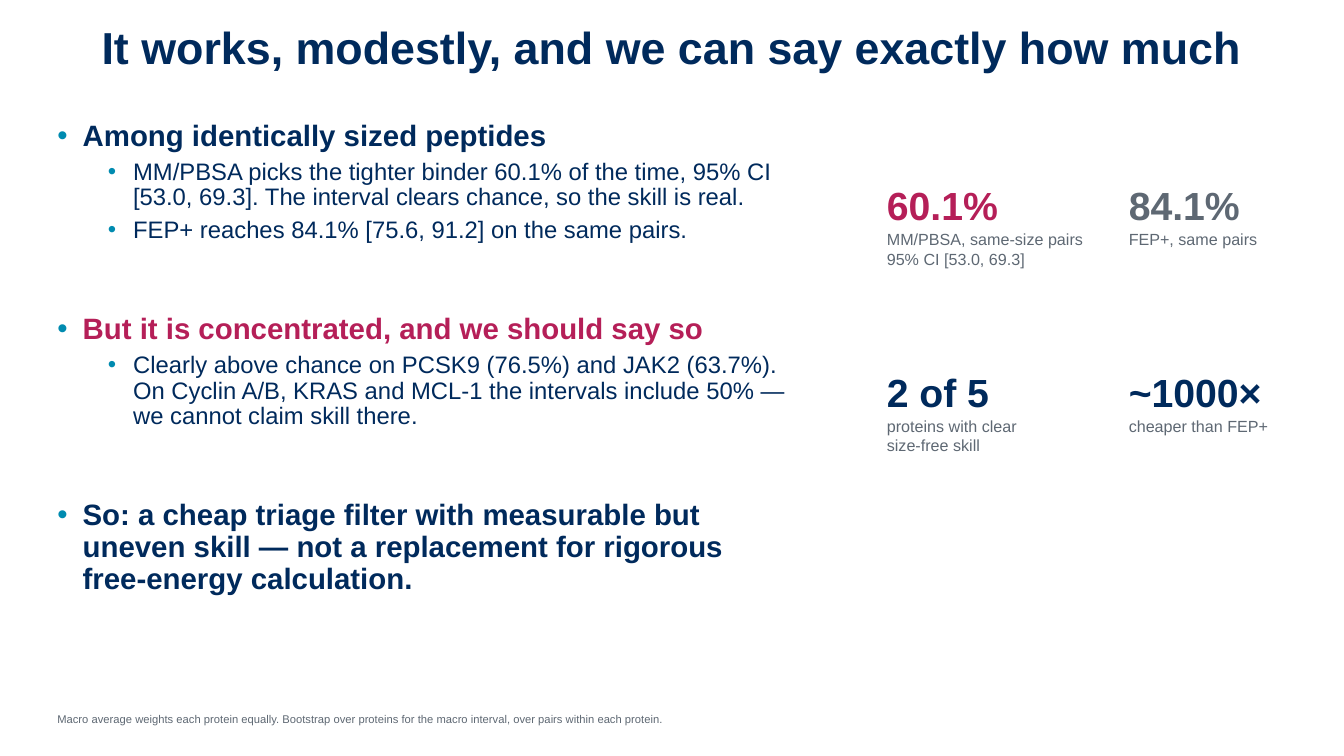
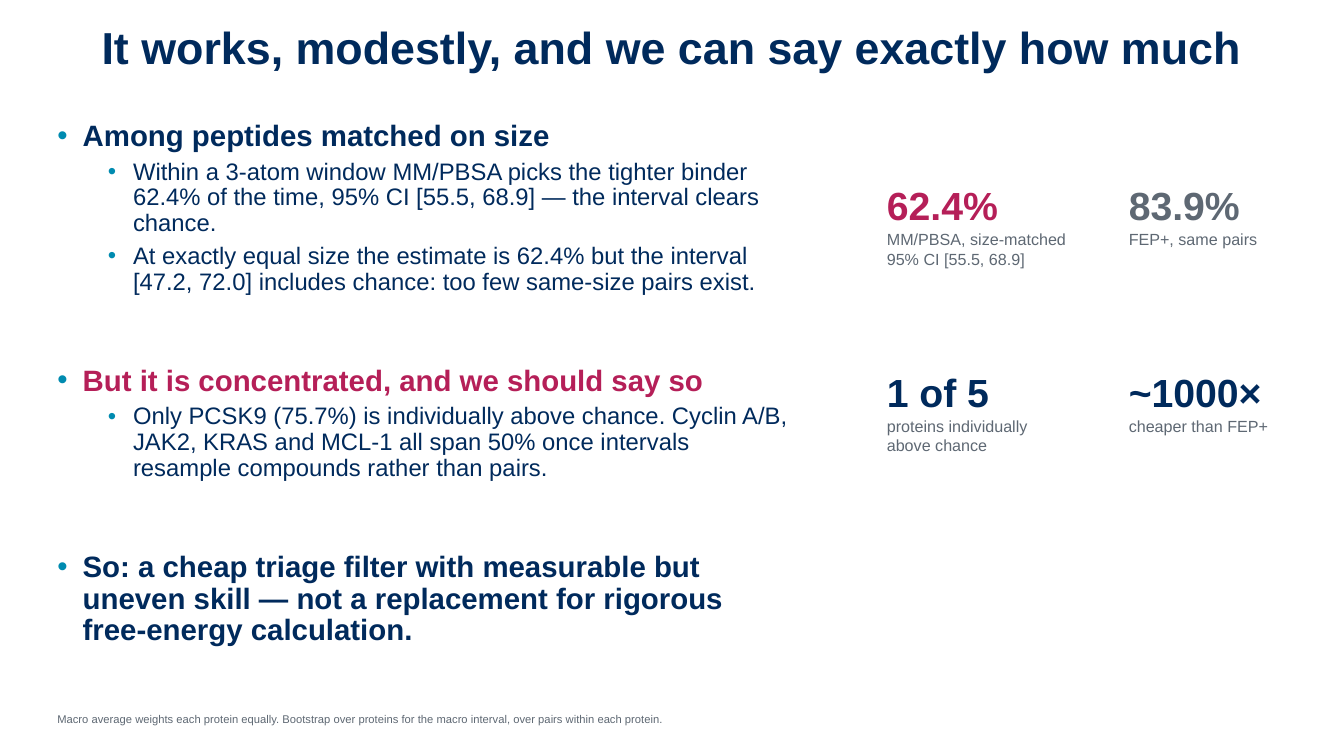
Before and after one commit to Caroldorium/mmpbsa-macrocycle-benchmark, a slide deck: slide 6 of slides/20261013_publication_direction.pptx. Drawn at 1344x756 pixels with LibreOffice and Linux fonts; fonts in the diff are those of the drawing; background and template pictures are left out. Boxes give left, top, right and bottom in pixels: in the first picture for what was removed or moved away, otherwise in the second. Text is boxed around its words. In the diff, an @@ line names an element or a change of style, - is before the commit and + after.

```diff
--- a/slides/20261013_publication_direction.pptx
+++ b/slides/20261013_publication_direction.pptx
@@ text at box(83, 124, 759, 295): text changed @@
-• Among identically sized peptides
-  • MM/PBSA picks the tighter binder 60.1% of the time, 95% CI [53.0, 69.3]. The interval clears chance, so the skill is real.
-  • FEP+ reaches 84.1% [75.6, 91.2] on the same pairs.
+• Among peptides matched on size
+  • Within a 3-atom window MM/PBSA picks the tighter binder 62.4% of the time, 95% CI [55.5, 68.9] — the interval clears chance.
+  • At exactly equal size the estimate is 62.4% but the interval [47.2, 72.0] includes chance: too few same-size pairs exist.
@@ text at box(887, 192, 998, 221): text changed @@
-60.1%
+62.4%
@@ text at box(1129, 192, 1240, 221): text changed @@
-84.1%
+83.9%
@@ text at box(887, 233, 1066, 269): text changed @@
-MM/PBSA, same-size pairs
-95% CI [53.0, 69.3]
+MM/PBSA, size-matched
+95% CI [55.5, 68.9]
@@ text at box(887, 378, 989, 408): text changed @@
-2 of 5
+1 of 5
@@ text at box(133, 406, 787, 481): text changed @@
-  • Clearly above chance on PCSK9 (76.5%) and JAK2 (63.7%). On Cyclin A/B, KRAS and MCL-1 the intervals include 50% — we cannot claim skill there.
+  • Only PCSK9 (75.7%) is individually above chance. Cyclin A/B, JAK2, KRAS and MCL-1 all span 50% once intervals resample compounds rather than pairs.
@@ text at box(887, 420, 1028, 451): text changed @@
-proteins with clear
-size-free skill
+proteins individually
+above chance
```
Also in this commit, not shown: 4 other files.
